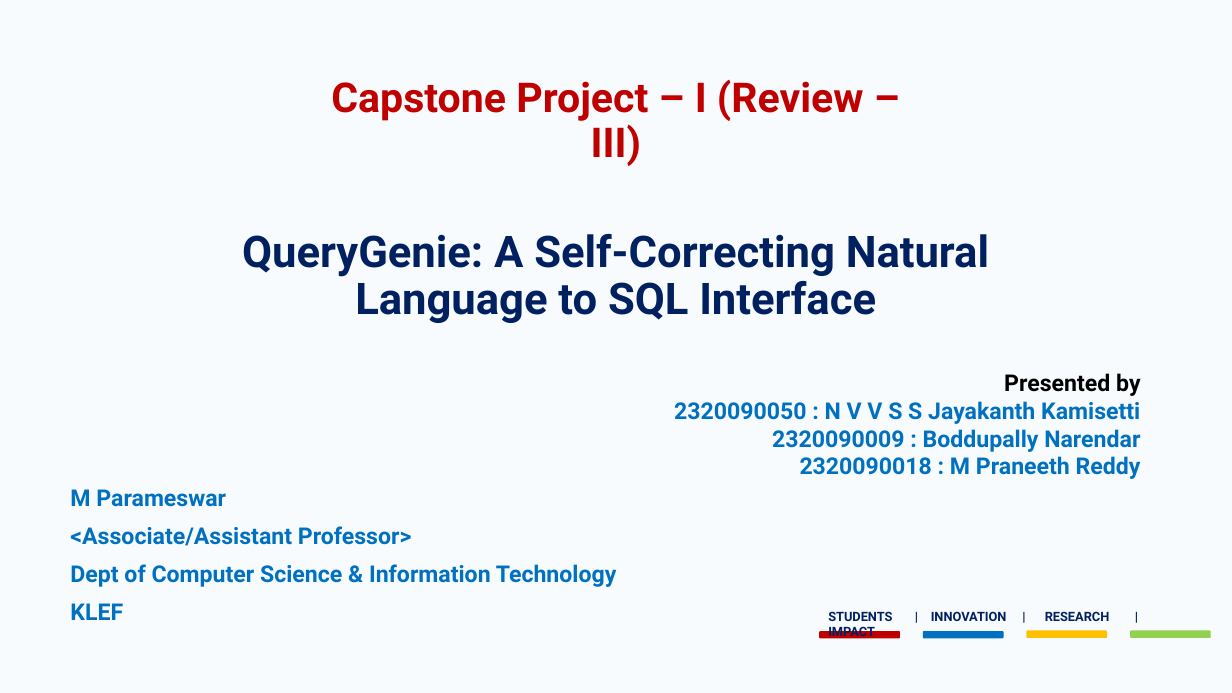
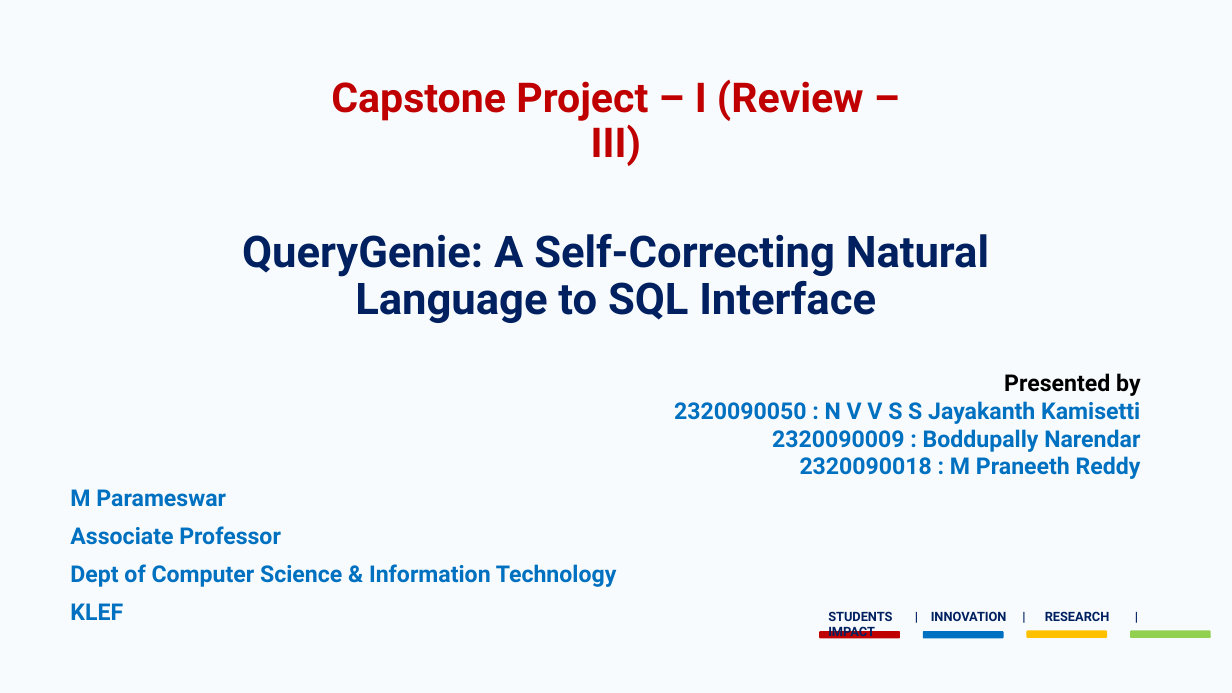
Before and after one commit to jayakanthh/QueryGenie, a slide deck: slide 1 of docs/Review-III/QueryGenie_Review-III.pptx. Drawn at 1232x693 pixels with LibreOffice and Linux fonts; fonts in the diff are those of the drawing; background and template pictures are left out. Boxes give left, top, right and bottom in pixels: in the first picture for what was removed or moved away, otherwise in the second. Text is boxed around its words. In the diff, an @@ line names an element or a change of style, - is before the commit and + after.

```diff
--- a/docs/Review-III/QueryGenie_Review-III.pptx
+++ b/docs/Review-III/QueryGenie_Review-III.pptx
@@ text at <box>70,526,281,545</box>: text changed @@
-<Associate/Assistant Professor>
+Associate Professor
```
Also in this commit, not shown: 9 other files.
